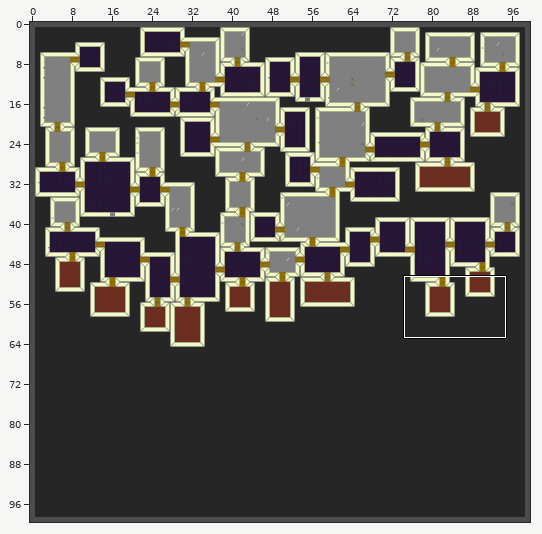
Tiled map -- desktop/Maps/test.tmx. The first picture is a wide view before the edit; the outline marks the close-up.
Close-up. Before:
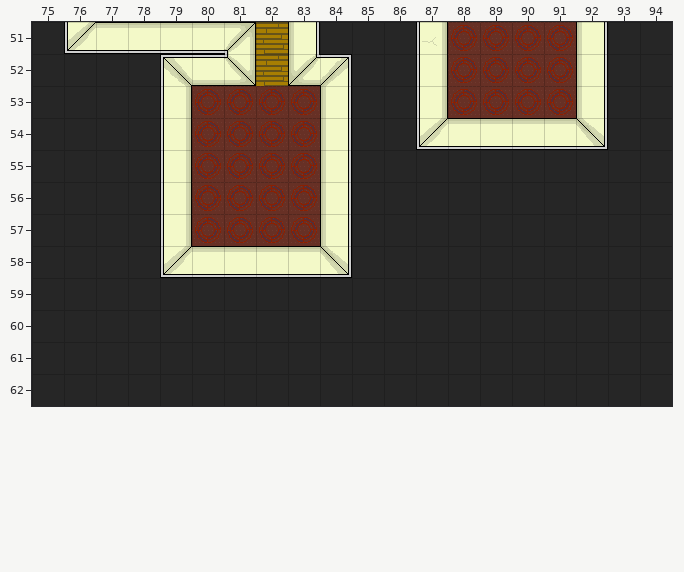
Cells are 32x32 px. Shown: x 75..94, y 51..62. The commit also changed other parts of the map, which this record leaves out.
And afterwards:
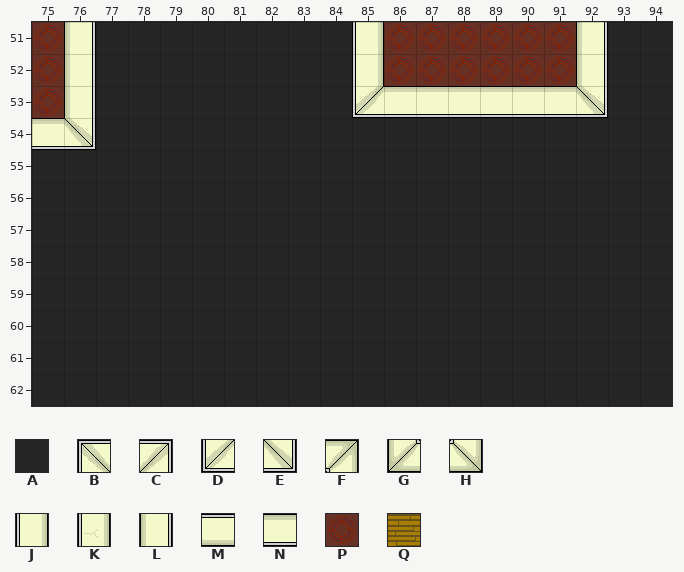
Key: from "Office01": A 0, B 2, C 3, D 4, E 5, F 7, G 8, H 9, J 10, K 12, L 20, M 30, N 40, P 70, Q 99.
_ is an empty cell.
Change:
{"where": "layer \"Tile Layer 1\""}
{"y":51,"x":75,"old":"ADNNNNFQL","new":"PLAAAAAAA"}
{"y":51,"x":85,"old":"AAK","new":"JPP"}
{"y":52,"x":75,"old":"AA","new":"PL"}
{"y":52,"x":79,"old":"BMHQGCAAJ","new":"AAAAAAJPP"}
{"y":53,"x":75,"old":"AA","new":"PL"}
{"y":53,"x":79,"old":"JPPPPLAAJPPPPL","new":"AAAAAADNNNNNNE"}
{"y":54,"x":75,"old":"AA","new":"NE"}
{"y":54,"x":79,"old":"JPPPPL","new":"AAAAAA"}
{"y":54,"x":87,"old":"DNNNNE","new":"AAAAAA"}
{"y":55,"x":79,"old":"JPPPPL","new":"AAAAAA"}
{"y":56,"x":79,"old":"JPPPPL","new":"AAAAAA"}
{"y":57,"x":79,"old":"JPPPPL","new":"AAAAAA"}
{"y":58,"x":79,"old":"DNNNNE","new":"AAAAAA"}
{"label":"changed","picture_box":[32,22,608,278]}
